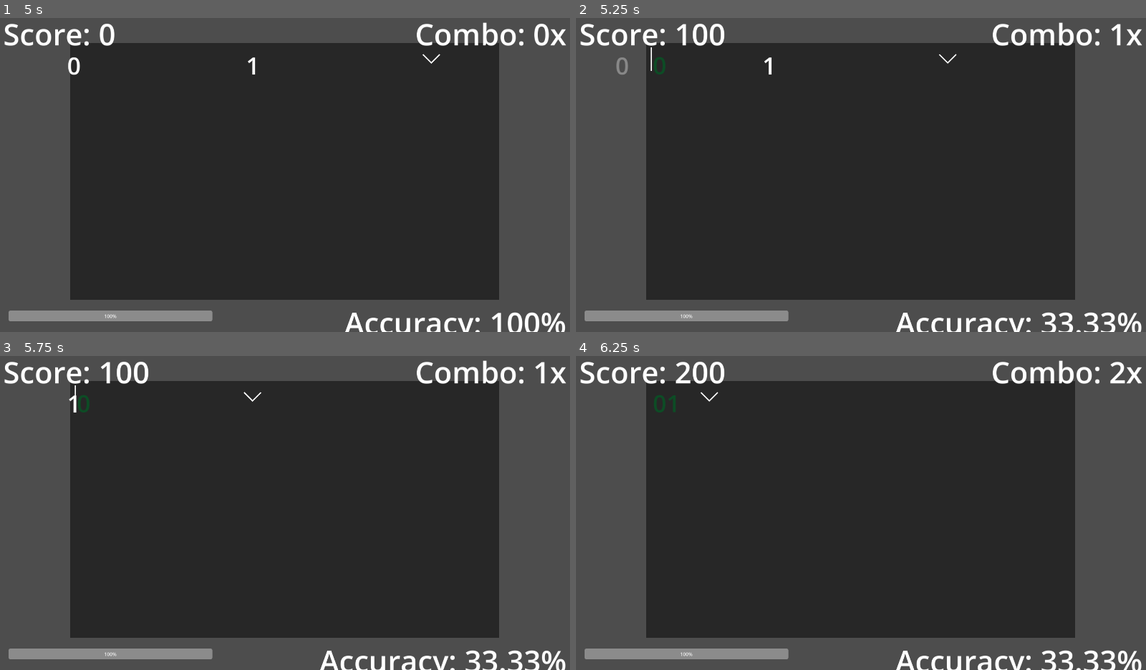
Above: before the commit, frames 1-4 (two rows, left to right).
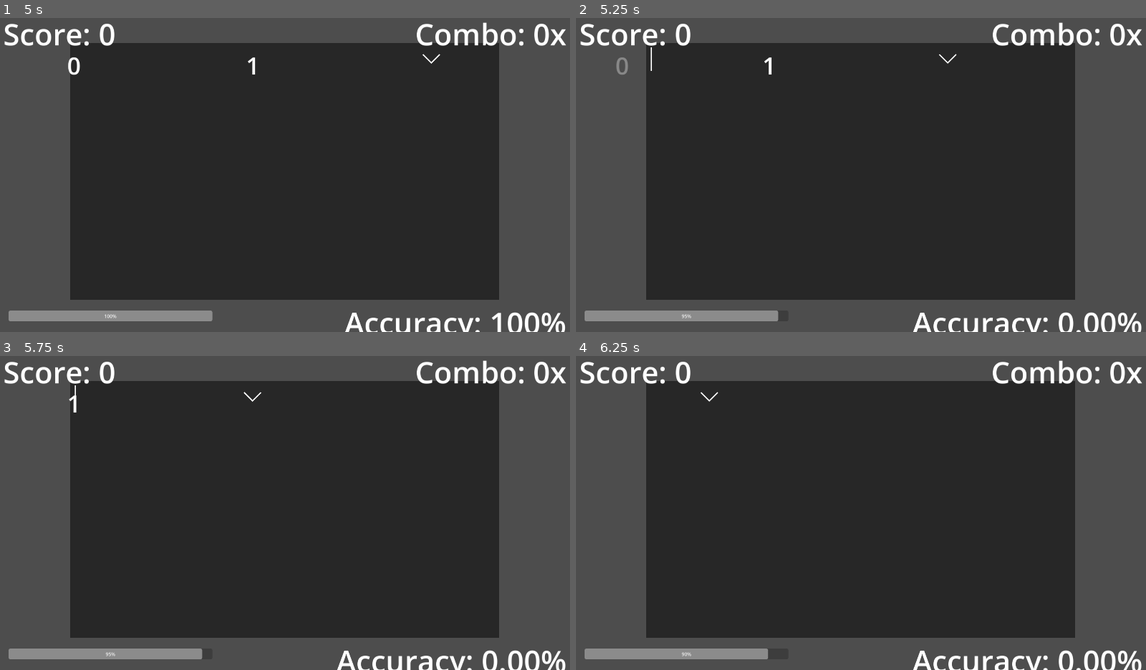
Above: after the commit, the same moments.

Repository: joeljanzen/Bitstreamer
Game: Godot game, scene res://Scenes/level.tscn
Same seed, same stepped clock (60 frames per second), same inputs: the game is played once before the commit and once after it.
Inputs:
- Up to frame 1 (5 s): tap Enter (enter) at 0.5, 2.1 s; tap 0 (0 bit) at 0.6 s; tap 1 (1 bit) at 1.35 s; tap W (spawn 0 bit) at 2.85 s; tap Q (spawn 1 bit) at 3.6 s; tap E (spawn enter) at 4.35 s
- Up to frame 2 (5.25 s): tap 0 (0 bit) at 5.1 s
- Up to frame 3 (5.75 s): no input
- Up to frame 4 (6.25 s): tap 1 (1 bit) at 5.85 s

Frame 1 is identical in both runs. In frame 2, 1.6% of the frame differs, in the area x 13-97%, y 1-100%; in frame 3, 1.6%; in frame 4, 1.6%.

Commit message:
Health restoring if a combo is rebuilt

Diff:
--- a/Scripts/Global/performance_calculator.gd
+++ b/Scripts/Global/performance_calculator.gd
@@ -1,20 +1,31 @@
 extends Node
 ## Calculates various performance statistics during gameplay.
 
-# The score given for a certain accuracy of click.
-## The score given for a click within the bounds of perfect_click_range.
+# The base score given for a certain accuracy of click.
+## The base score given for a click within the bounds of perfect_click_range.
 const PERFECT_CLICK_SCORE := 300
-## The score given for a click within the bounds of good_click_range.
+## The base score given for a click within the bounds of good_click_range.
 const GOOD_CLICK_SCORE := 100
-## The score given for a click within the bounds of clickable_range.
+## The base score given for a click within the bounds of clickable_range.
 const BAD_CLICK_SCORE := 50
 
-## When a combo is high enough to start granting bonus score.
-const COMBO_BONUS_START := 30
+## When a combo is high enough to start granting bonus score (inclusive).
+const COMBO_SCORE_BONUS_START := 30
 
 ## How quickly the bonus score grows once the combo bonus start has been
 ## reached.
 const COMBO_BONUS_SCALER := 0.02
+
+# The health restored for a certain accuracy of click.
+## The health restored for a click within the bounds of perfect_click_range.
+const PERFECT_CLICK_HEAL := 6
+## The health restored for a click within the bounds of good_click_range.
+const GOOD_CLICK_HEAL := 2
+## The health restored for a click within the bounds of clickable_range.
+const BAD_CLICK_HEAL := 1
+
+## When a combo is high enough to start restoring health (inclusive).
+const COMBO_HEALTH_RESTORE_START := 5
 
 # The accuracy ranges needed to achieve each click score.
 ## How many milliseconds + or - a perfect click gives you a perfect score.
@@ -23,7 +34,7 @@
 var good_click_range := 150
 ## How many milliseconds + or - a perfect click is actually clickable
 ## (gives a bad score unless the click is within the good or perfect range).
-var clickable_range := 500
+var clickable_range := 100
 
 ## Contains statistics for the current level.
 var statistics: LevelStatistics
@@ -57,7 +68,7 @@
 	elif accuracy <= clickable_range:
 		return BAD_CLICK_SCORE
 	else:
-		push_error("tried to get the score of an accuracy outside of clickable_range!")
+		push_error("Tried to get the score of an accuracy outside of clickable_range!")
 		return 0
 
 
@@ -70,11 +81,29 @@
 
 	# Calculate combo bonus.
 	var multiplier := 1.0
-	if statistics.combo >= COMBO_BONUS_START:
+	if statistics.combo >= COMBO_SCORE_BONUS_START:
 		# The part of the combo considered for bonuses.
-		var considered_combo: float = statistics.combo - COMBO_BONUS_START + 1
+		var considered_combo: float = statistics.combo - COMBO_SCORE_BONUS_START + 1
 		multiplier += float(considered_combo) * COMBO_BONUS_SCALER
 	#print("multiplier is %f" % multiplier)
 	score *= multiplier
 	#print("full score is %d\n" % score)
 	return score
+
+## Calculate the amount of health regained from a click, given the raw score
+## gained before any bonuses. Also takes into account the current combo.
+func calculate_health_gain(raw_score: int) -> int:
+	var health: int
+	# Only start healing after reaching the required combo.
+	if statistics.combo >= COMBO_HEALTH_RESTORE_START:
+		match raw_score:
+			PERFECT_CLICK_SCORE:
+				return PERFECT_CLICK_HEAL
+			GOOD_CLICK_SCORE:
+				return GOOD_CLICK_HEAL
+			BAD_CLICK_SCORE:
+				return BAD_CLICK_HEAL
+			_:
+				push_error("Tried to get the health regen for a non-standard raw score!")
+				return 0
+	return health
--- a/Scripts/UI/level_ui.gd
+++ b/Scripts/UI/level_ui.gd
@@ -43,6 +43,9 @@
 	max_combo = max(combo, max_combo)
 	_combo_label.text = "Combo: %dx" % combo
 
+	if _health_bar.value < _health_bar.max_value:
+		_health_bar.value += PerformanceCalculator.calculate_health_gain(raw_amount)
+
 	_update_acc(raw_amount)
 
 
